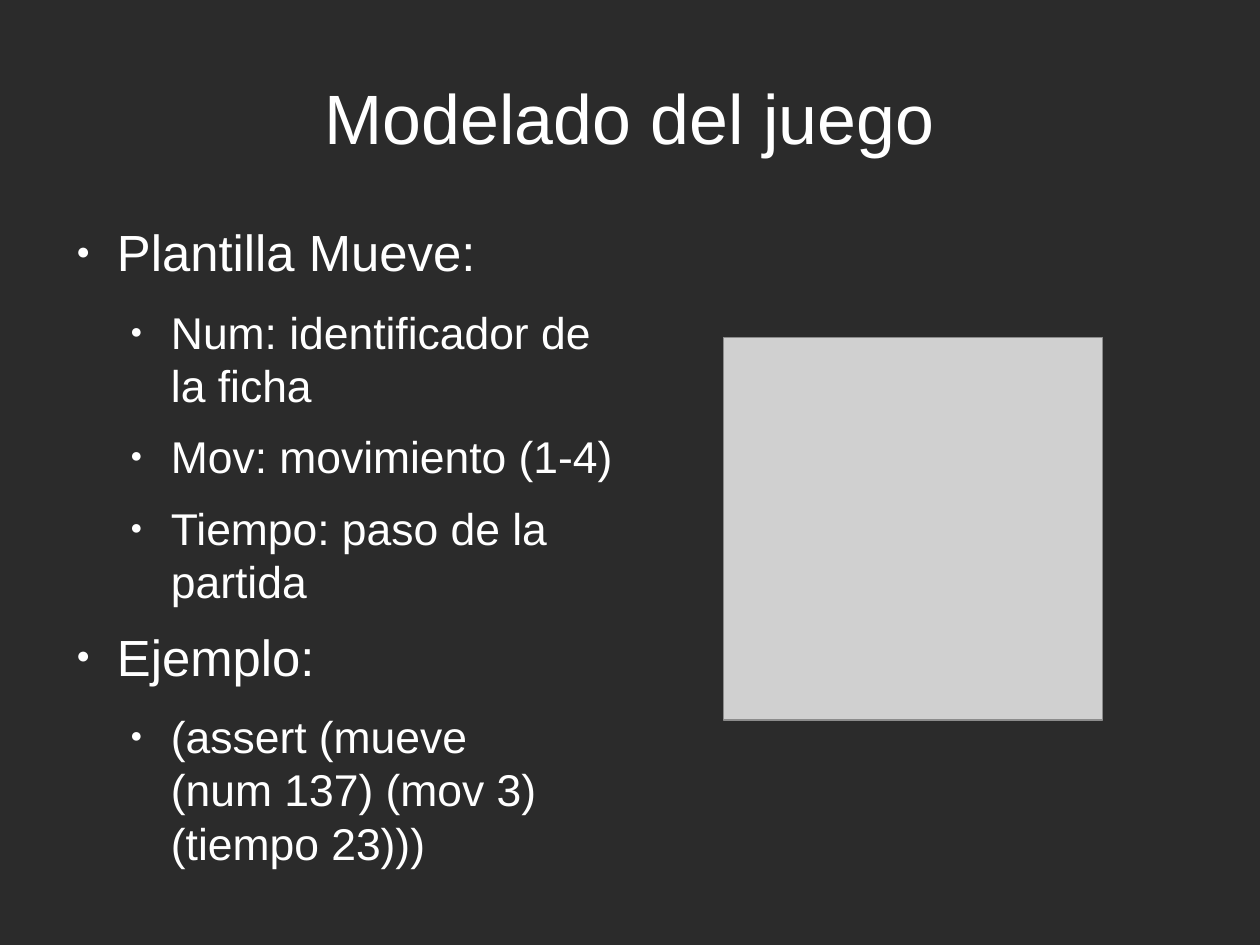
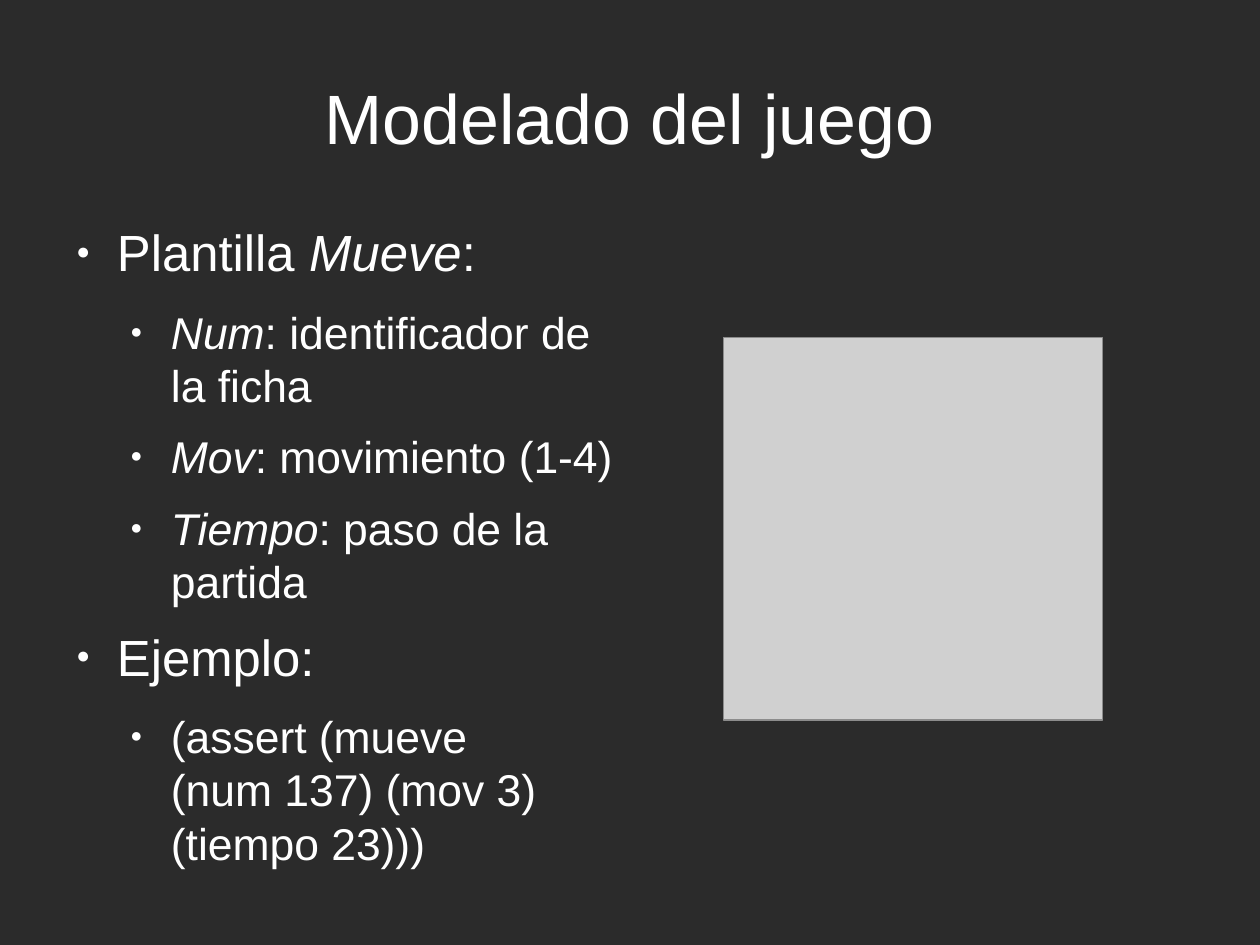
Before and after one commit to rompehielos013013013/gsiege, a slide deck: slide 23 of presentacion/expertoUCLM2014/SSEE-IA.odp. Drawn at 1260x945 pixels with LibreOffice and Linux fonts; fonts in the diff are those of the drawing; grey boxes stand for pictures; background and template pictures are left out; a plain dark background stands for a picture behind light text. Boxes give left, top, right and bottom in pixels: in the first picture for what was removed or moved away, otherwise in the second. Text is boxed around its words. In the diff, an @@ line names an element or a change of style, - is before the commit and + after.

```diff
--- a/presentacion/expertoUCLM2014/SSEE-IA.odp
+++ b/presentacion/expertoUCLM2014/SSEE-IA.odp
@@ text at [117,234,613,607]: italic on in "Mueve:", "Num:", "Mov:", "Tiempo:" @@
```
Also in this commit, not shown: 17 other slides changed, 6 slides added, 1 other file.
